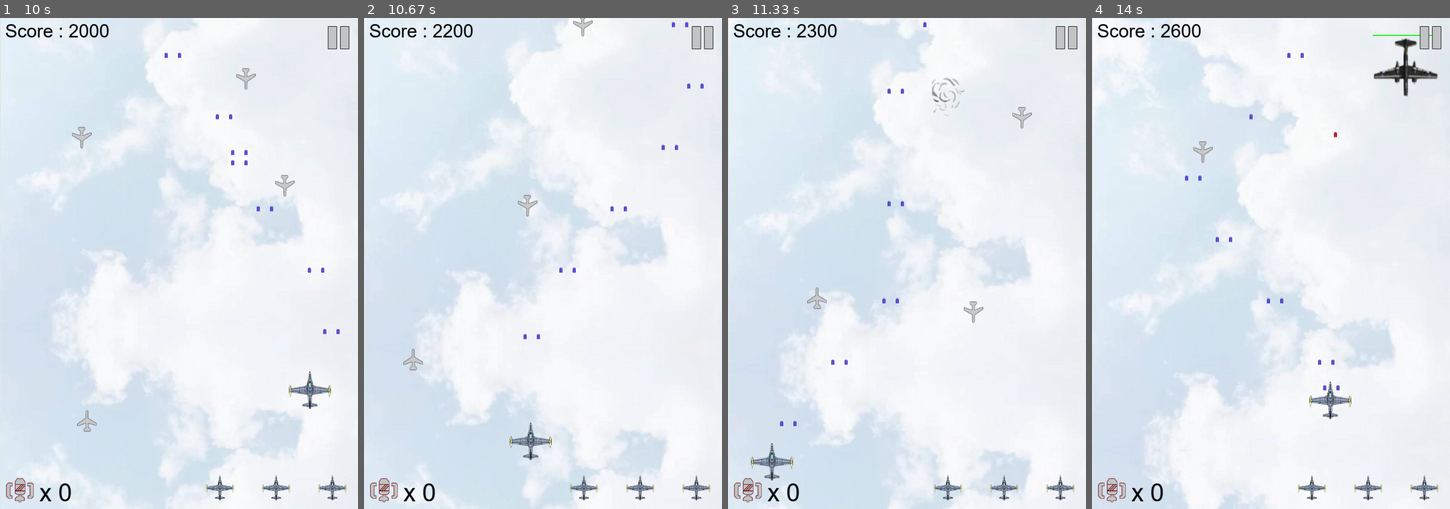
Above: before the commit, frames 1-4 (left to right).
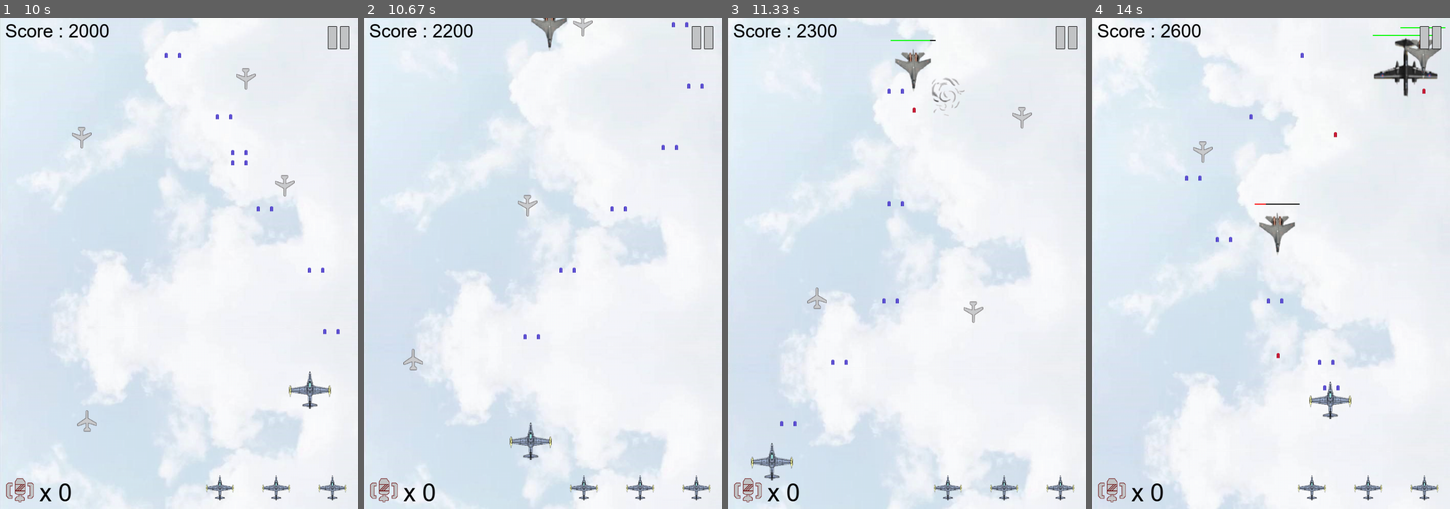
Above: after the commit, the same moments.

Repository: charlie-ccw/Pygame-project
Game: pygame game, started from main.py
Same seed, same stepped clock (60 frames per second), same inputs: the game is played once before the commit and once after it.
Inputs:
- Up to frame 1 (10 s): tap Space at 0.33, 0.73, 1.03, 1.3, 2.07, 2.47, 2.77, 3.13, 3.53, 3.83, 4.03, 4.33, 4.53, 4.87, 5.17, 5.37, 5.67, 5.93, 6.27, 6.57, 6.7, 7.1, 7.4, 7.77, 8.17, 8.47, 8.67, 8.97, 9.17, 9.5, 9.8 s; hold A 0.67-1.2 s; hold S 1.23-1.53 s; hold W 2-2.37 s; hold D 2.4-3.03 s; hold S 3.07-3.43 s; hold A 3.47-3.93 s; hold D 3.97-4.43 s; hold W 4.47-4.77 s; hold D 4.8-5.27 s; hold A 5.3-5.83 s; hold S 5.87-6.17 s; hold A 6.2-6.6 s; hold W 6.63-7 s; hold D 7.03-7.67 s; hold S 7.7-8.07 s; hold A 8.1-8.57 s; hold D 8.6-9.07 s; hold W 9.1-9.4 s; hold D 9.43-9.9 s; hold A from 9.93 s (still down)
- Up to frame 2 (10.67 s): tap Space at 10, 10.3, 10.57 s; release A at 10.47 s; hold S from 10.5 s (still down)
- Up to frame 3 (11.33 s): release S at 10.8 s; hold A 10.83-11.23 s; tap Space at 10.9, 11.2 s; hold W from 11.27 s (still down)
- Up to frame 4 (14 s): tap Space at 11.33, 11.73, 12.03, 12.4, 12.8, 13.1, 13.3, 13.6, 13.8 s; release W at 11.63 s; hold D 11.67-12.3 s; hold S 12.33-12.7 s; hold A 12.73-13.2 s; hold D 13.23-13.7 s; hold W from 13.73 s (still down)

Frame 1 is identical in both runs. In frame 2, 0.2% of the frame differs, in the area x 46-57%, y 0-7%; in frame 3, 0.4%; in frame 4, 0.7%, in the area x 45-99%, y 1-70%.

Commit message:
Update enemy.py
change the reset position of enemy2

Diff:
--- a/enemy.py
+++ b/enemy.py
@@ -67,7 +67,7 @@
         # here we set the condition of the picture
         self.active = True
         self.rect.left = randint(0,self.width - self.rect.width)
-        self.rect.bottom = randint(self.height*-10,-self.height)
+        self.rect.bottom = randint(self.height*-3,-self.height)
         self.mask = pygame.mask.from_surface(self.image)
         self.energy = Enemy2.energy
 
@@ -84,7 +84,7 @@
         self.active = True
         self.energy = Enemy2.energy
         self.rect.left = randint(0,self.width - self.rect.width)
-        self.rect.bottom = randint(self.height*-10,0)
+        self.rect.bottom = randint(self.height*-3,0)
 
 
 
